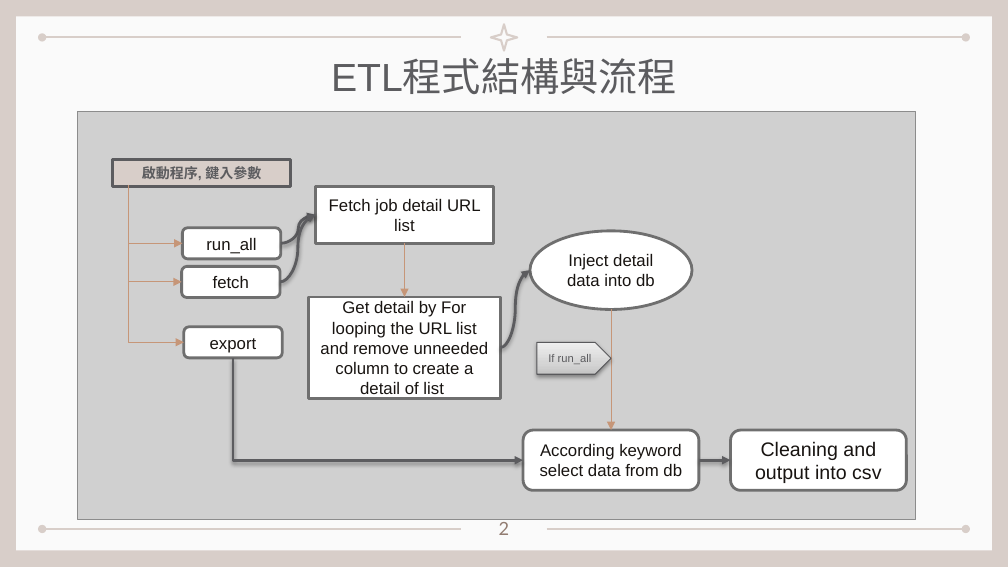
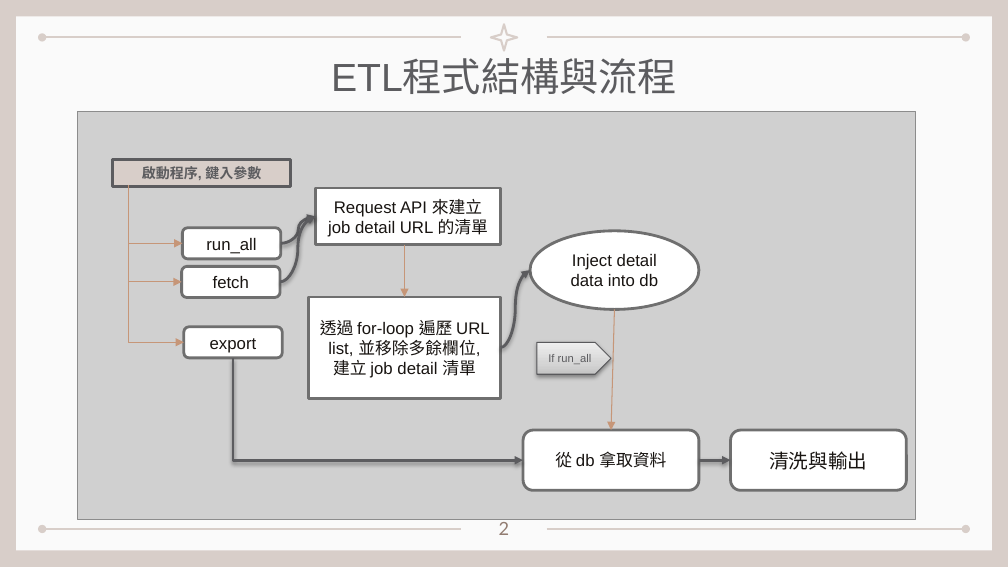
Before and after one commit to kionce57/Taiwan_Job_Market_Analysis, a slide deck: slide 3 of 程式介紹與展示.pptx. Drawn at 1008x567 pixels with LibreOffice and Linux fonts; fonts in the diff are those of the drawing; grey boxes stand for pictures. Boxes give left, top, right and bottom in pixels: in the first picture for what was removed or moved away, otherwise in the second. Text is boxed around its words. In the diff, an @@ line names an element or a change of style, - is before the commit and + after.

```diff
--- a/程式介紹與展示.pptx
+++ b/程式介紹與展示.pptx
@@ rectangle "Request API 來建立 job detail ...": place and size @@
-rectangle "Request API 來建立 job detail ..." at [316, 186, 493, 244]
+rectangle "Request API 來建立 job detail ..." at [316, 187, 500, 245]
@@ text in rectangle at [328, 199, 488, 237]: text changed @@
-Fetch job detail URL list
+Request API 來建立 job detail URL 的清單
@@ curved arrow (280, 282) - (316, 217): route changed @@
@@ curved arrow (281, 243) - (316, 217): route changed @@
@@ ellipse "Inject detail data into db": place and size @@
-ellipse "Inject detail data into db" at [530, 231, 692, 309]
+ellipse "Inject detail data into db" at [530, 231, 700, 309]
@@ text in rectangle at [320, 320, 490, 378]: text changed @@
-Get detail by For looping the URL list and remove unneeded column to create a detail of list
+透過 for-loop 遍歷 URL list, 並移除多餘欄位, 建立 job detail 清單
@@ arrow moved from (611, 309) - (611, 430) to (615, 309) - (611, 430) @@
@@ text in rounded rectangle at [555, 451, 666, 468]: text changed @@
-According keyword select data from db
+從 db 拿取資料
@@ text in rounded rectangle at [769, 451, 867, 470]: text changed @@
-Cleaning and output into csv
+清洗與輸出
```
Also in this commit, not shown: 7 other slides changed, 2 other files.
